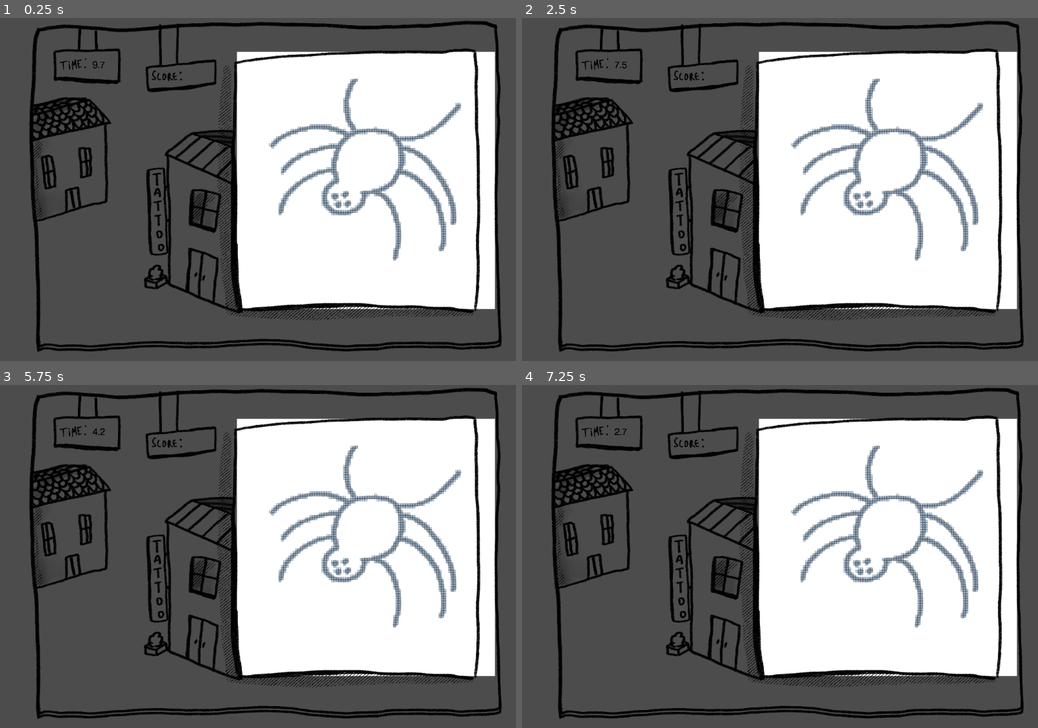
Above: before the commit, frames 1-4 (two rows, left to right).
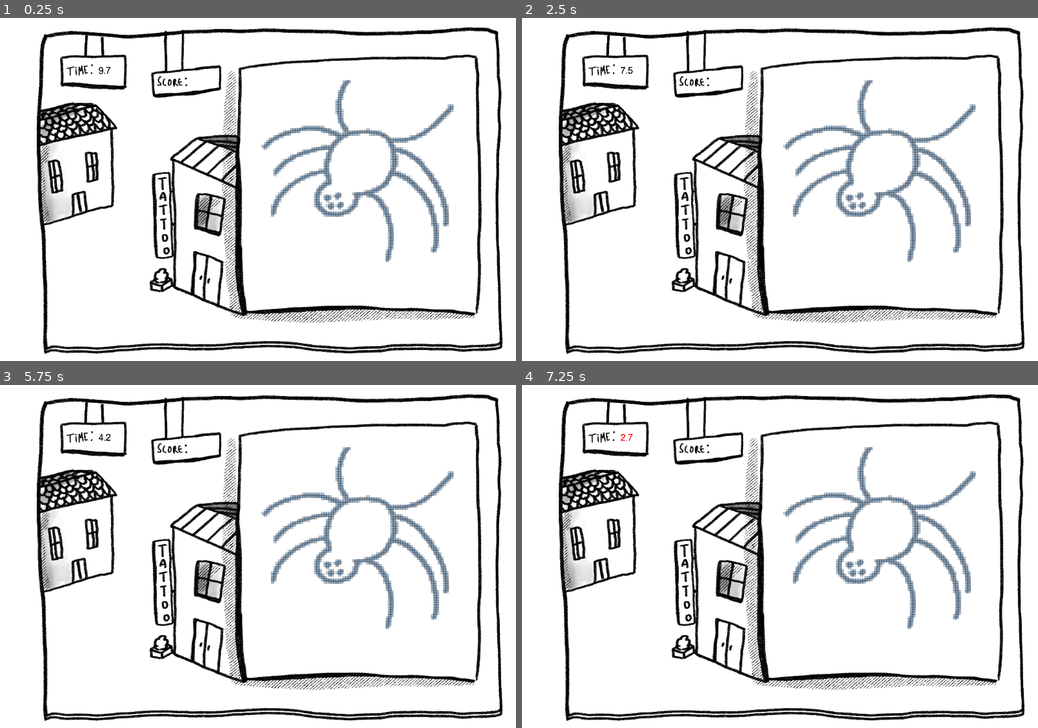
Above: after the commit, the same moments.

Repository: LeResteDuMonde/LudumDare51
Game: Godot game, scene res://Scenes/MainScene.tscn
Same seed, same stepped clock (60 frames per second), same inputs: the game is played once before the commit and once after it. The engine's default icon, where the game draws it, is replaced by a stand-in: a white triangle on a blue panel in a dark square.
Inputs (mouse positions are in pixels of both pictures, inside the frame that each line leads up to):
- Up to frame 1 (0.25 s): no input
- Up to frame 2 (2.5 s): tap Enter at 0.5, 2 s; move the mouse to (888, 179) at 0.52 s; click (888, 179) at 0.67 s; tap Space at 1.25 s; move the mouse to (676, 206) at 1.27 s; click (676, 206) at 1.42 s; move the mouse to (831, 114) at 2.02 s; click (831, 114) at 2.17 s
- Up to frame 3 (5.75 s): tap Space at 2.75, 4.25 s; move the mouse to (232, 625) at 2.77 s; click (232, 625) at 2.92 s; tap Enter at 3.5 s; move the mouse to (412, 607) at 3.52 s; click (412, 607) at 3.67 s; move the mouse to (103, 505) at 4.27 s; click (103, 505) at 4.42 s; move the mouse to (283, 556) at 5.02 s; click (283, 556) at 5.17 s
- Up to frame 4 (7.25 s): move the mouse to (702, 470) at 5.77 s; click (702, 470) at 5.92 s; move the mouse to (893, 539) at 6.52 s; click (893, 539) at 6.67 s

The runs differ from the first frame. In frame 1, 67% of the frame differs, in the area x 0-100%, y 0-100%; in frame 2, 67%; in frame 3, 67%; in frame 4, 68%.

Commit message:
Visuals ; Mask / Color

Diff:
--- a/Scenes/Canva.tscn
+++ b/Scenes/Canva.tscn
@@ -1,6 +1,5 @@
-[gd_scene load_steps=7 format=2]
+[gd_scene load_steps=6 format=2]
 
-[ext_resource path="res://Sprites/Mask.png" type="Texture" id=1]
 [ext_resource path="res://Sprites/Canva.png" type="Texture" id=2]
 [ext_resource path="res://Sprites/Drawings/TattooDraw04.png" type="Texture" id=3]
 [ext_resource path="res://Scripts/DrawLines.gd" type="Script" id=4]
@@ -16,6 +15,7 @@
 [node name="Lines" type="Node2D" parent="."]
 
 [node name="Background" type="Sprite" parent="."]
+visible = false
 z_index = -1
 texture = ExtResource( 2 )
 
@@ -24,15 +24,8 @@
 [node name="CollisionShape2D" type="CollisionShape2D" parent="Area2D"]
 shape = SubResource( 1 )
 
-[node name="Mask" type="Light2D" parent="."]
-position = Vector2( 20, -85 )
-texture = ExtResource( 1 )
-mode = 3
-range_item_cull_mask = 32
-
 [node name="Drawing" type="Sprite" parent="."]
 modulate = Color( 1, 1, 1, 0.392157 )
-light_mask = 32
 texture = ExtResource( 3 )
 script = ExtResource( 5 )
 
--- a/Scenes/MainScene.tscn
+++ b/Scenes/MainScene.tscn
@@ -1,10 +1,11 @@
-[gd_scene load_steps=7 format=2]
+[gd_scene load_steps=8 format=2]
 
 [ext_resource path="res://Sprites/Hud/GameHud02.png" type="Texture" id=1]
 [ext_resource path="res://Scenes/Canva.tscn" type="PackedScene" id=2]
 [ext_resource path="res://Scripts/Timer.gd" type="Script" id=3]
 [ext_resource path="res://Fonts/HelveticaBQ-Roman.otf" type="DynamicFontData" id=4]
 [ext_resource path="res://Scripts/CustomersManager.gd" type="Script" id=5]
+[ext_resource path="res://Sprites/Hud/GameHudMask.png" type="Texture" id=6]
 
 [sub_resource type="DynamicFont" id=1]
 size = 40
@@ -17,19 +18,34 @@
 zoom = Vector2( 2, 2 )
 
 [node name="Hud" type="Sprite" parent="."]
-position = Vector2( 33, -32 )
-scale = Vector2( 0.6, 0.6 )
+light_mask = 0
+position = Vector2( 50, -14 )
+scale = Vector2( 0.591935, 0.591935 )
 texture = ExtResource( 1 )
 
+[node name="Mask" type="Light2D" parent="Hud"]
+light_mask = 32
+position = Vector2( 0.245405, 5.06816 )
+texture = ExtResource( 6 )
+mode = 3
+
 [node name="Canva" parent="." instance=ExtResource( 2 )]
-position = Vector2( 452, -38 )
+light_mask = 32
+position = Vector2( 421, -32 )
 
-[node name="Timer" type="Node2D" parent="."]
+[node name="Customers" type="Node2D" parent="."]
+script = ExtResource( 5 )
+
+[node name="CanvasLayer" type="CanvasLayer" parent="."]
+follow_viewport_enable = true
+
+[node name="Timer" type="Node2D" parent="CanvasLayer"]
+show_behind_parent = true
+position = Vector2( 25, 23 )
+z_index = 1
 script = ExtResource( 3 )
 
-[node name="Sprite" type="Sprite" parent="Timer"]
-
-[node name="Label" type="Label" parent="Timer"]
+[node name="Label" type="Label" parent="CanvasLayer/Timer"]
 margin_left = -693.0
 margin_top = -545.0
 margin_right = -640.0
@@ -38,8 +54,5 @@
 custom_fonts/font = SubResource( 1 )
 text = "9.9"
 
-[node name="Customers" type="Node2D" parent="."]
-script = ExtResource( 5 )
-
-[connection signal="new_customer" from="Timer" to="Canva" method="_on_Timer_new_customer"]
-[connection signal="new_customer" from="Timer" to="Customers" method="_on_Timer_new_customer"]
+[connection signal="new_customer" from="CanvasLayer/Timer" to="Canva" method="_on_Timer_new_customer"]
+[connection signal="new_customer" from="CanvasLayer/Timer" to="Customers" method="_on_Timer_new_customer"]
--- a/Scripts/DrawLines.gd
+++ b/Scripts/DrawLines.gd
@@ -18,7 +18,7 @@
 			_current_line.width = 10
 			_current_line.begin_cap_mode = 2
 			_current_line.end_cap_mode = 2
-			_current_line.set_light_mask(32)
+			_current_line.set_light_mask(1)
 			_lines.add_child(_current_line)
 			_current_line.set_global_position(Vector2.ZERO)
 
--- a/Scripts/Timer.gd
+++ b/Scripts/Timer.gd
@@ -18,6 +18,8 @@
 
 func process_timer(delta):
 
+	if(timer < 3):
+		label.add_color_override("font_color", Color.red)
 	if timer <= 0:
 		end_timer()
 
@@ -29,4 +31,5 @@
 	emit_signal("new_customer")
 
 func reset_timer():
+	label.add_color_override("font_color", Color.black)
 	timer = DRAWING_TIME
--- a/project.godot
+++ b/project.godot
@@ -33,4 +33,5 @@
 
 [rendering]
 
+environment/default_clear_color=Color( 1, 1, 1, 1 )
 environment/default_environment="res://default_env.tres"
Binary file added: Sprites/Hud/GameHudMask.png
Not shown, added: Sprites/Hud/GameHudMask.png.import
